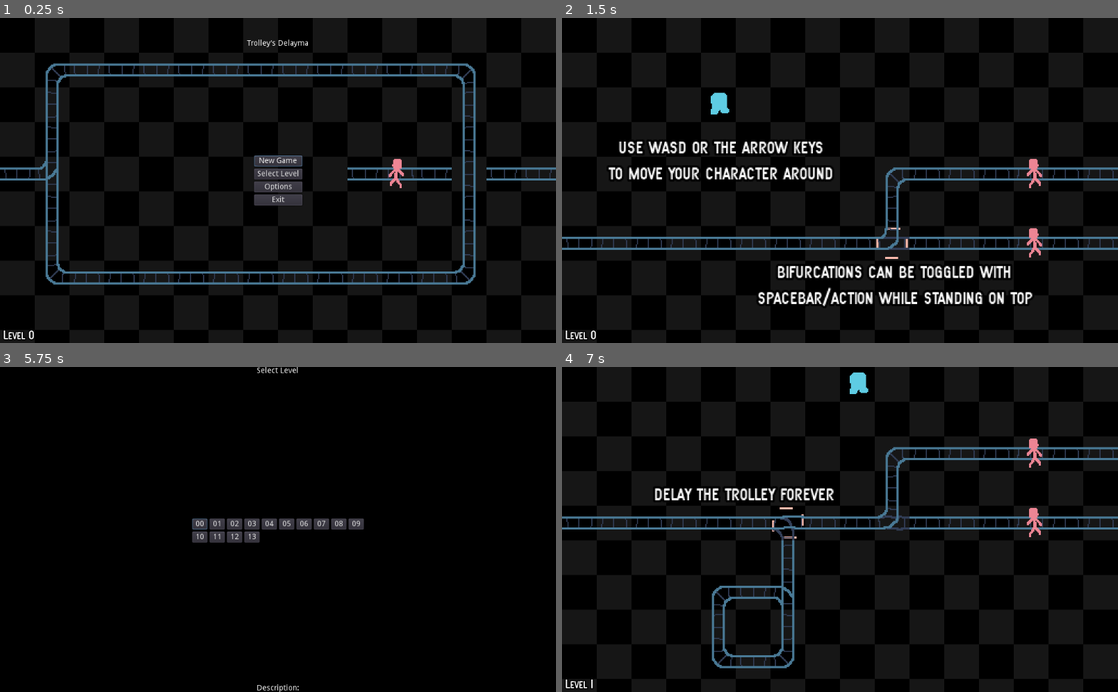
Above: before the commit, frames 1-4 (two rows, left to right).
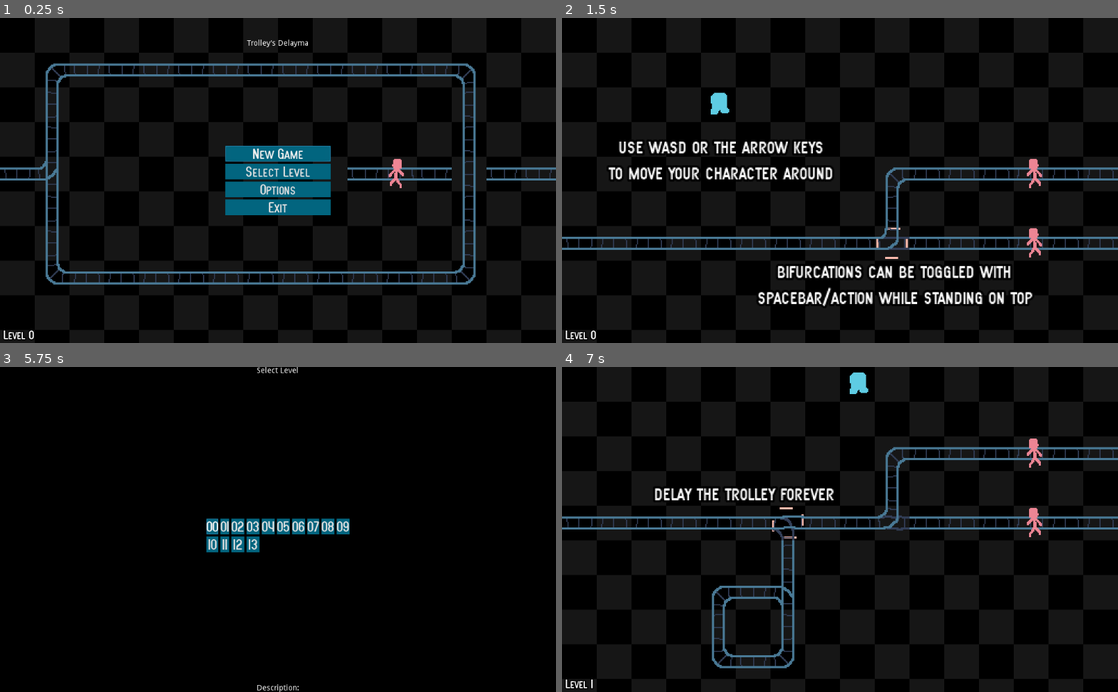
Above: after the commit, the same moments.

Repository: albertnez/ld50
Game: Godot game, scene res://scenes/main_menu_handler.tscn
The game is run twice, just before and just after one commit, with the same random seed, the same clock (stepped at 60 frames per second) and the same inputs.
Inputs:
- Up to frame 1 (0.25 s): no input
- Up to frame 2 (1.5 s): click "Select Level" at 0.5 s; click "00" at 1.25 s
- Up to frame 3 (5.75 s): tap Enter (restart) at 2 s; hold Right (ui_right) 2.03-2.78 s; hold Down (ui_down) 2.78-3.53 s; hold Right (ui_right) 3.53-4.28 s; hold Up (ui_up) 4.28-5.03 s; hold Left (ui_left) from 5.03 s (still down); tap Escape (ui_cancel) at 5.65 s
- Up to frame 4 (7 s): release Left (ui_left) at 6.5 s; click "01" at 6.5 s

The runs differ from the first frame. In frame 1, 3.8% of the frame differs, in the area x 40-60%, y 39-61%; in frame 2, nothing differs; in frame 3, 2.0%; in frame 4, nothing differs.

Commit message:
Started creating new theme for the UI

Diff:
--- /dev/null
+++ b/assets/theme/new_theme.tres
@@ -0,0 +1,14 @@
+[gd_resource type="Theme" load_steps=4 format=2]
+
+[ext_resource path="res://assets/fonts/SF Atarian System.ttf" type="DynamicFontData" id=1]
+
+[sub_resource type="DynamicFont" id=2]
+size = 28
+font_data = ExtResource( 1 )
+
+[sub_resource type="StyleBoxFlat" id=1]
+bg_color = Color( 0.0117647, 0.4, 0.501961, 1 )
+
+[resource]
+Button/fonts/font = SubResource( 2 )
+Button/styles/normal = SubResource( 1 )
--- a/scenes/ui/level_select.tscn
+++ b/scenes/ui/level_select.tscn
@@ -1,10 +1,12 @@
-[gd_scene load_steps=2 format=2]
+[gd_scene load_steps=3 format=2]
 
 [ext_resource path="res://scenes/ui/level_select.gd" type="Script" id=1]
+[ext_resource path="res://assets/theme/new_theme.tres" type="Theme" id=2]
 
 [node name="Control" type="Control"]
 anchor_right = 1.0
 anchor_bottom = 1.0
+theme = ExtResource( 2 )
 script = ExtResource( 1 )
 
 [node name="SelectLevelLabel" type="Label" parent="."]
--- a/scenes/ui/menu.tscn
+++ b/scenes/ui/menu.tscn
@@ -1,43 +1,46 @@
-[gd_scene load_steps=2 format=2]
+[gd_scene load_steps=3 format=2]
 
 [ext_resource path="res://scenes/ui/menu.gd" type="Script" id=1]
+[ext_resource path="res://assets/theme/new_theme.tres" type="Theme" id=2]
 
 [node name="Menu" type="Control"]
 anchor_right = 1.0
 anchor_bottom = 1.0
+theme = ExtResource( 2 )
 script = ExtResource( 1 )
 
 [node name="VBoxContainer" type="VBoxContainer" parent="."]
 anchor_left = 0.5
 anchor_right = 0.5
 anchor_bottom = 1.0
-margin_left = -44.5
-margin_right = 44.5
+margin_left = -97.0
+margin_right = 97.0
+grow_horizontal = 2
 alignment = 1
 
 [node name="NewGameButton" type="Button" parent="VBoxContainer"]
 unique_name_in_owner = true
-margin_top = 254.0
-margin_right = 89.0
-margin_bottom = 274.0
+margin_top = 236.0
+margin_right = 194.0
+margin_bottom = 265.0
 text = "New Game"
 
 [node name="SelectLevelButton" type="Button" parent="VBoxContainer"]
-margin_top = 278.0
-margin_right = 89.0
+margin_top = 269.0
+margin_right = 194.0
 margin_bottom = 298.0
 text = "Select Level"
 
 [node name="OptionsButton" type="Button" parent="VBoxContainer"]
 margin_top = 302.0
-margin_right = 89.0
-margin_bottom = 322.0
+margin_right = 194.0
+margin_bottom = 331.0
 text = "Options"
 
 [node name="ExitButton" type="Button" parent="VBoxContainer"]
-margin_top = 326.0
-margin_right = 89.0
-margin_bottom = 346.0
+margin_top = 335.0
+margin_right = 194.0
+margin_bottom = 364.0
 text = "Exit"
 
 [node name="TitleLabel" type="Label" parent="."]
